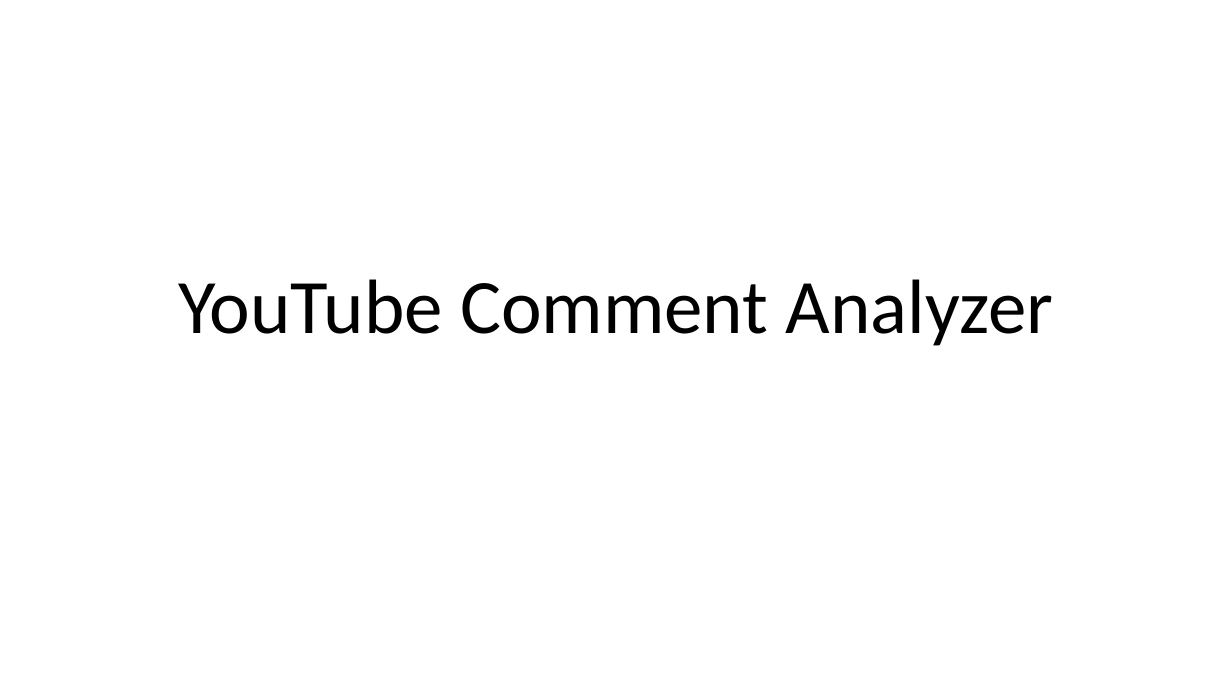
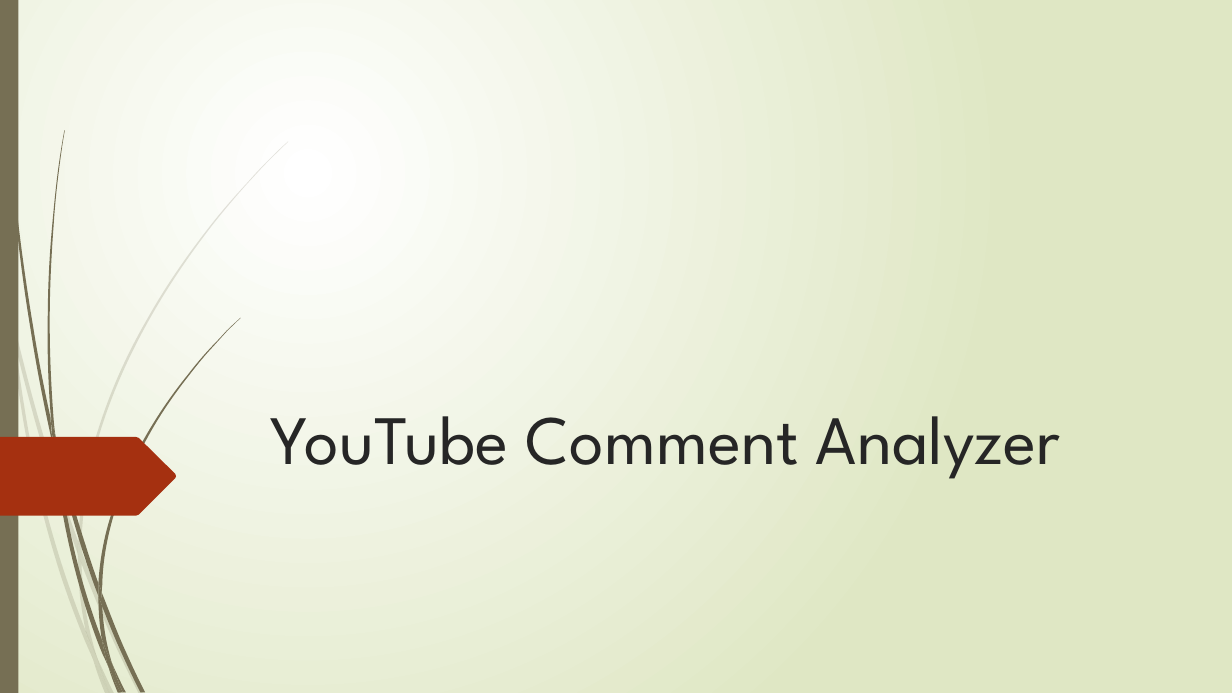
Before and after one commit to itsunilvithlani/2024_G7_Comment-Analyser, a slide deck: slide 1 of YouTube Comment Analyzer_presentation.pptx. Drawn at 1232x693 pixels with LibreOffice and Linux fonts; fonts in the diff are those of the drawing. Boxes give left, top, right and bottom in pixels: in the first picture for what was removed or moved away, otherwise in the second. Text is boxed around its words. In the diff, an @@ line names an element or a change of style, - is before the commit and + after.

```diff
--- a/YouTube Comment Analyzer_presentation.pptx
+++ b/YouTube Comment Analyzer_presentation.pptx
@@ background #FFFFFF to gradient #FFFFFF to #DFE8C4 @@
@@ rectangle added at box(0, 0, 18, 693), fill #766F54 @@
@@ title "YouTube Comment Analyzer": place and size @@
-title "YouTube Comment Analyzer" at box(178, 279, 1053, 346)
+title "YouTube Comment Analyzer" at box(271, 416, 1061, 479)
@@ title "YouTube Comment Analyzer" at box(271, 416, 1061, 479): size 60 to 54 pt, font Calibri to League Spartan, text colour #000000 to #262626; alignment centre to left; line spacing 0.9 to 1 @@
@@ freeform shape added at box(0, 437, 177, 516), fill #A53010 @@
@@ group added at box(0, 141, 288, 693): 10 freeform shapes @@
@@ group added at box(3, 0, 240, 693): 12 freeform shapes @@
```
Also in this commit, not shown: 16 other slides changed, 1 slide added.
